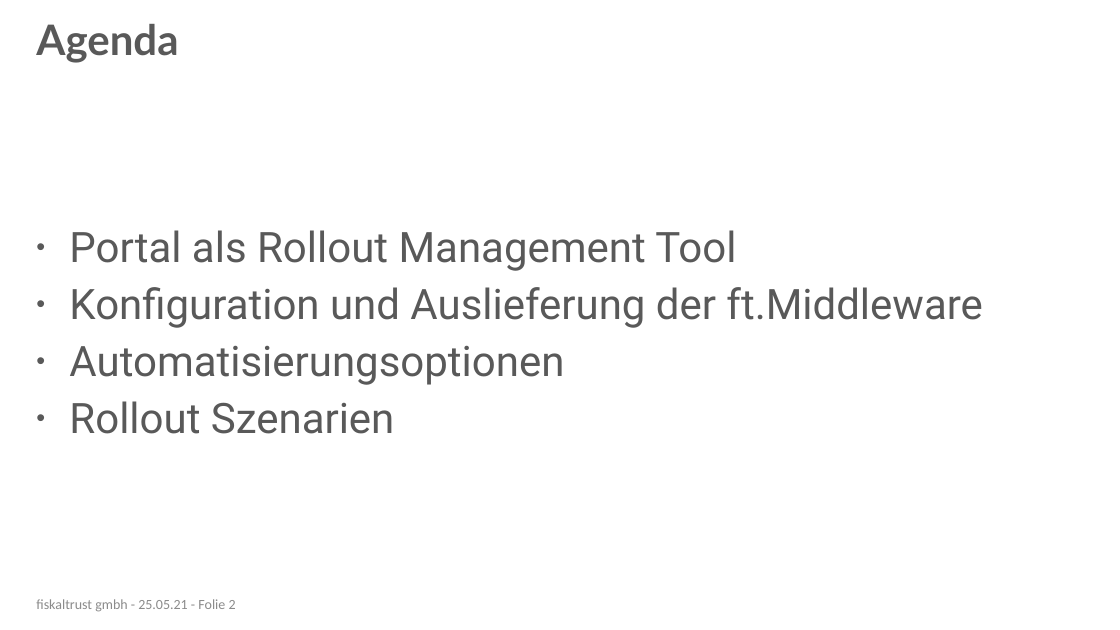
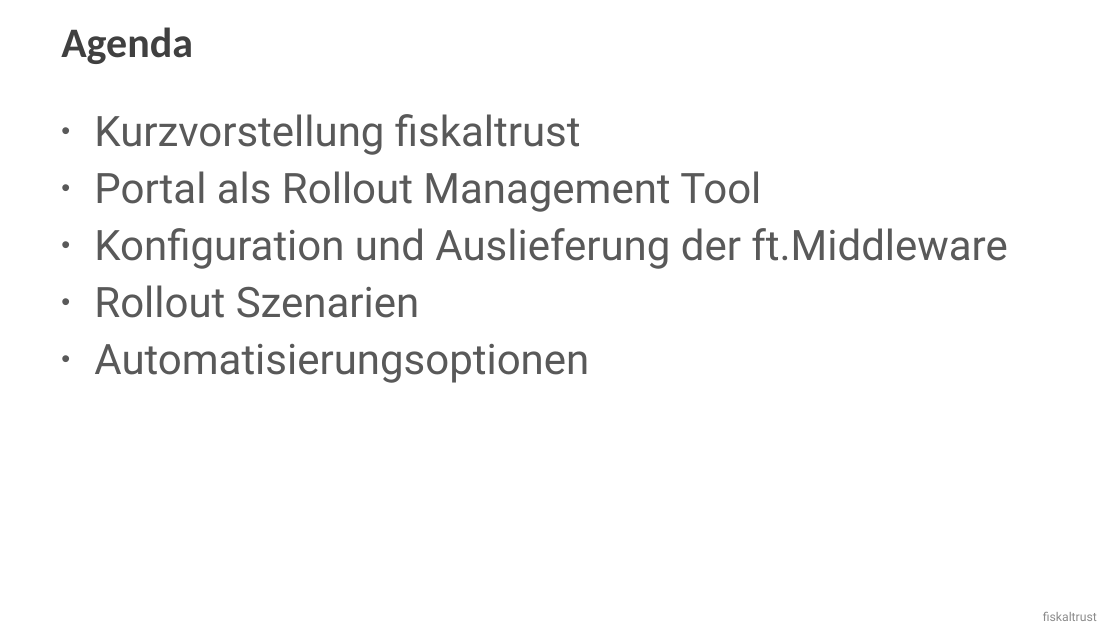
Before and after one commit to fiskaltrust/getting-started, a slide deck: slide 2 of posdealers/presentations/tech/media/posdealer-tech-rollout.pptx. Drawn at 1120x630 pixels with LibreOffice and Linux fonts; fonts in the diff are those of the drawing; background and template pictures are left out. Boxes give left, top, right and bottom in pixels: in the first picture for what was removed or moved away, otherwise in the second. Text is boxed around its words. In the diff, an @@ line names an element or a change of style, - is before the commit and + after.

```diff
--- a/posdealers/presentations/tech/media/posdealer-tech-rollout.pptx
+++ b/posdealers/presentations/tech/media/posdealer-tech-rollout.pptx
@@ title "Agenda": place and size @@
-title "Agenda" at [36,24,178,63]
+title "Agenda" at [61,27,193,64]
@@ title "Agenda" at [61,27,193,64]: font Lato to Calibri, text colour #595959 to #404040; vertical alignment middle to top @@
@@ text "Kurzvorstellung fiskaltrust": place and size @@
-text "Kurzvorstellung fiskaltrust" at [69,230,982,434]
+text "Kurzvorstellung fiskaltrust" at [94,114,1007,383]
@@ text at [94,114,581,155]: paragraph added @@
+• Kurzvorstellung fiskaltrust
@@ text at [94,285,419,318]: paragraph added @@
+• Rollout Szenarien
@@ text at [69,401,394,434]: paragraph removed @@
-• Rollout Szenarien
@@ text removed at [36,599,236,612] @@
-fiskaltrust gmbh - 25.05.21 - Folie 2
@@ text added at [1043,612,1097,621], 10.5 pt, text #8C8C8C @@
+fiskaltrust
```
Also in this commit, not shown: 9 other slides changed, 2 slides added, 2 slides removed, 3 other files.
